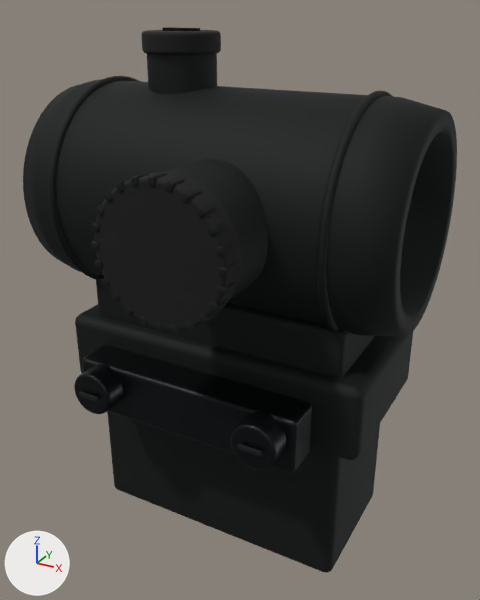
Before and after pictures for a commit that changed the glTF model content/assets/rifles/export/micro_red_dot.glb.
The view is the same before and after, from a camera (50 mm lens) standing at (0.0554, -0.1019, 0.0313) and looking at (0.0007, -0.0024, -0.0184). The axes (+X, +Y, +Z) are drawn at lower left. The lights are the same throughout. The first picture is the older version. Where no turn or scale is listed for an object, it has been applied to the vertices. Vertices at exactly the same position are counted once.

Objects in the first picture: 'Battery cap', 'Battery housing', 'Elevation cap', 'Elevation turret', 'Integral saddle', 'Low rail mount', 'Mount clamp screw', 'Mount clamp screw.001', 'Rail clamp jaw', 'Screw driver slot', 'Tall enclosed riser', 'Torus.002', 'Torus.003', 'Tube optic housing' and 26 more.
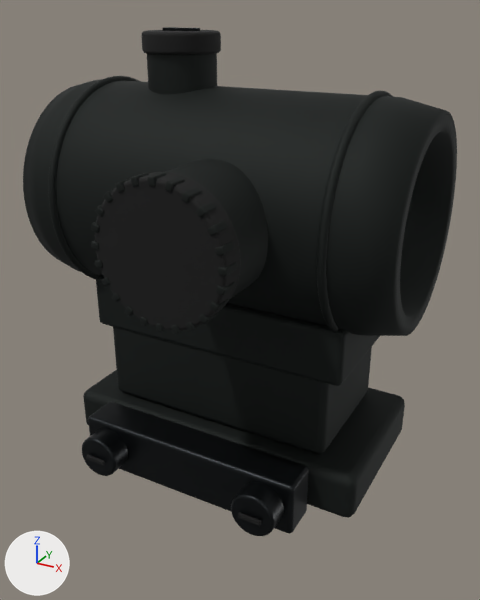
Boxes [x1, y1, x2, y2] around the edits, measured in the pictures (480 x 600 px; the box of a moved part takes in the faces that stretch with it):
'Low rail mount', reshaped, moved
    before: [75, 304, 413, 460]
    after: [83, 370, 405, 518]
'Tall enclosed riser', deleted
    before: [107, 411, 380, 573]
'Rail clamp jaw', moved
    before: [82, 345, 312, 473]
    after: [88, 402, 309, 534]
'Receiver riser', added
    after: [113, 327, 372, 454]
'Mount clamp screw', moved
    before: [74, 364, 123, 414]
    after: [82, 428, 128, 476]
'Screw driver slot', moved
    before: [79, 391, 98, 402]
    after: [86, 455, 105, 465]
part 1 of me_cube_002, moved or reshaped
    before: [75, 304, 410, 401]
    after: [83, 370, 405, 488]
part 2 of me_cube_002, moved or reshaped
    before: [75, 324, 413, 460]
    after: [84, 400, 405, 518]

What the commit changed:
me_cube_002 is used by ob_low_rail_mount; location (0.0, 0.0, -0.03).
me_cube_002 had 96 vertices, 188 faces and spanned x -0.0295..0.0295, y -0.0155..0.0155, z -0.007..0.007.
me_cube_002 now has 96 vertices, 188 faces and spans x -0.0295..0.0295, y -0.0155..0.0155, z -0.0045..0.0045.
me_cube_002 part 1: all 48 vertices in x -0.0295..0.0295, y -0.0155..0.0155, z 0.0052..0.007 are moved by (0.0, 0.0, -0.0025).
me_cube_002 part 2: all 48 vertices in x -0.0295..0.0295, y -0.0155..0.0155, z -0.007..-0.0052 are moved by (0.0, 0.0, 0.0025).
Mesh me_cube_001_1 is new.
It has 96 vertices, 188 faces and spans x -0.0225..0.0225, y -0.0125..0.0125, z -0.0085..0.0085.
It uses material mat_openscctrifles_opticanodized (picture img_opticanodized).
Object 'Low rail mount' (ob_low_rail_mount) moves from (0.0, 0.0, -0.03) to (0.0, 0.0, -0.0445).
Object 'Mount clamp screw' (ob_mount_clamp_screw) moves from (-0.016, -0.024, -0.031) to (-0.016, -0.024, -0.0445).
Object 'Rail clamp jaw' (ob_rail_clamp_jaw) moves from (0.0, -0.019, -0.032) to (0.0, -0.019, -0.0445).
Object 'Screw driver slot' (ob_screw_driver_slot) moves from (-0.016, -0.027, -0.031) to (-0.016, -0.027, -0.0445).
Object 'Tall enclosed riser' (ob_tall_enclosed_riser) is deleted.
Object 'Receiver riser' (ob_receiver_riser) is new; it shows me_cube_001_1.
Its location is (0.0, 0.0, -0.0315).
